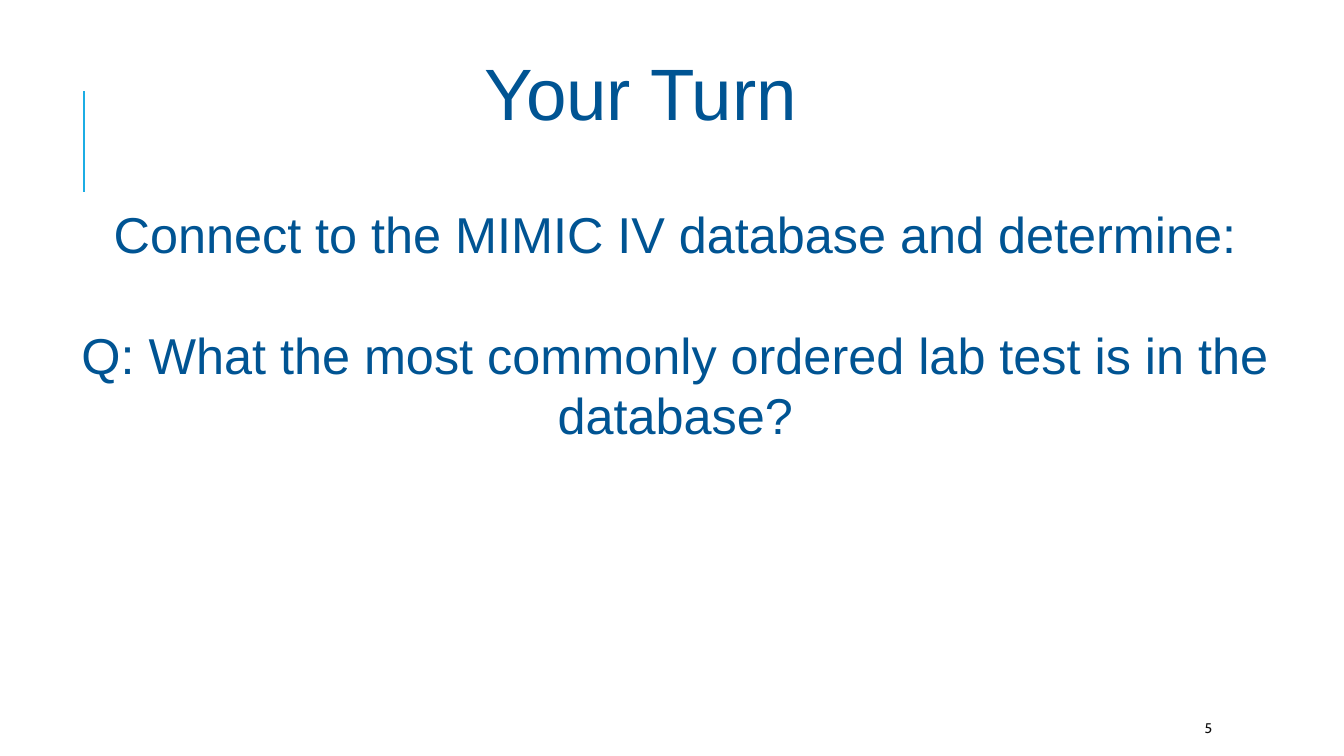
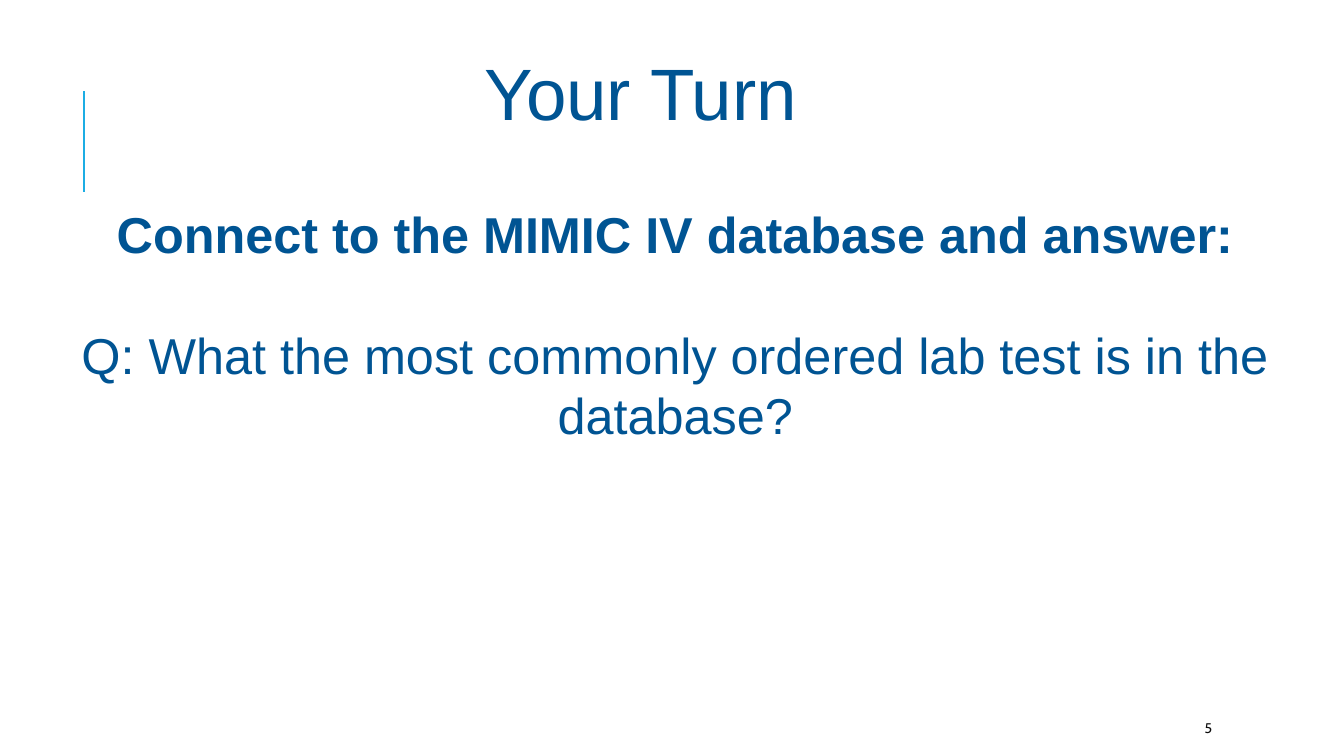
Before and after one commit to amromeo/api_r_int_db_24, a slide deck: slide 5 of presentations/03 - Joins.pptx. Drawn at 1344x756 pixels with LibreOffice and Linux fonts; fonts in the diff are those of the drawing; background and template pictures are left out. Boxes give left, top, right and bottom in pixels: in the first picture for what was removed or moved away, otherwise in the second. Text is boxed around its words. In the diff, an @@ line names an element or a change of style, - is before the commit and + after.

```diff
--- a/presentations/03 - Joins.pptx
+++ b/presentations/03 - Joins.pptx
@@ text at (x1=117, y1=216, x2=1233, y2=254): text changed; bold on @@
-Connect to the MIMIC IV database and determine:
+Connect to the MIMIC IV database and answer:
```
Also in this commit, not shown: 9 other slides changed, 42 slides added, 7 slides removed.
